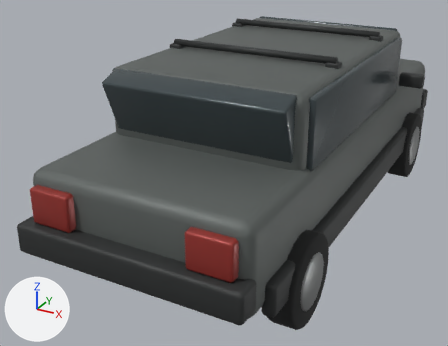
The glTF model public/assets/blender/car_drivable_v1.glb: old version first, new version second.
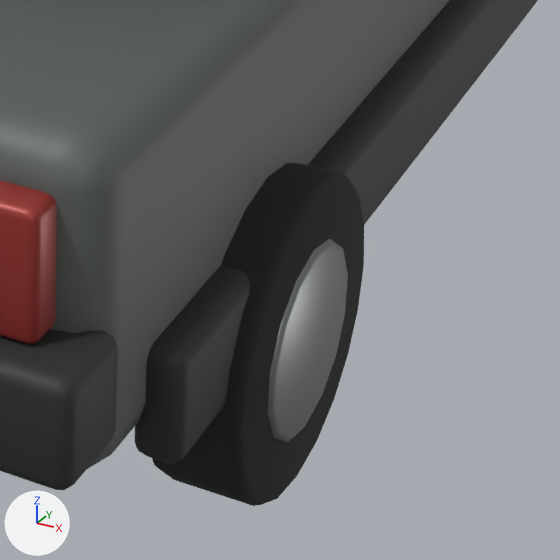
The first picture shows the older version from a 50 mm camera at (2.15, -4.89, 2.72) aimed at (-0.34, -0.37, 0.46). The close-ups show the older and then the newer version on the part from 50% to 86% of the width and 53% to 100% of the height of that picture. Only the edits that show in the close-ups are written down. The axes (+X, +Y, +Z) are drawn at lower left. The lights are the same throughout. Where no turn or scale is listed for an object, it has been applied to the vertices. Vertices at exactly the same position are counted once.

The first close-up shows 'Car_Shell', 'Car_Wheel_RR'.
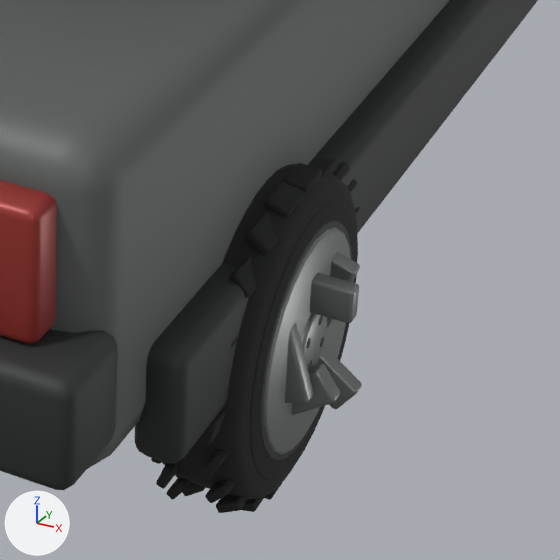
The change, as a diff of the scene's bpy script:
```diff
--- a/public/assets/blender/car_drivable_v1.glb.py
+++ b/public/assets/blender/car_drivable_v1.glb.py
@@ me_cylinder_307 @@
 # used by ob_car_wheel_rr; location = (0.84, -1.46, 0.34)
-me_cylinder_307.from_pydata(...)  # 204 vertices, 400 faces; spans x -0.105..0.115, y -0.34..0.34, z -0.34..0.34
+me_cylinder_307.from_pydata(...)  # 6876 vertices, 13496 faces; spans x -0.107..0.198, y -0.375..0.375, z -0.347..0.347
+# me_cylinder_307 part 1: the loose piece of 120 vertices spanning x -0.105..0.105, y -0.34..0.34, z -0.34..0.34 is rebuilt with 240 vertices and now spans x -0.098..0.098, y -0.335..0.335, z -0.335..0.335
+# me_cylinder_307 part 2: the loose piece of 84 vertices spanning x -0.075..0.115, y -0.205..0.205, z -0.21..0.21 is rebuilt with 144 vertices and now spans x 0.012..0.098, y -0.215..0.215, z -0.215..0.215
+# me_cylinder_307 part 3: 6492 vertices added at x -0.107..0.198, y -0.375..0.375, z -0.347..0.347
 me_cylinder_307.materials.append(mat_cartyre)
 me_cylinder_307.materials.append(mat_carrim)
+me_cylinder_307.materials.append(mat_cartrim)  # dark grey #353737
```

Where the change shows, as pixel boxes [x1, y1, x2, y2] in the close-ups (560 x 560 px):
'Car_Wheel_RR', reshaped
    before: [152, 163, 364, 506]
    after: [151, 158, 362, 513]
part 1 of me_cylinder_307, rebuilt (8% narrower)
    before: [152, 163, 364, 506]
    after: [162, 164, 358, 499]
part 2 of me_cylinder_307, rebuilt (not visible afterwards)
    before: [268, 239, 348, 442]
part 3 of me_cylinder_307, added
    after: [151, 158, 362, 513]
